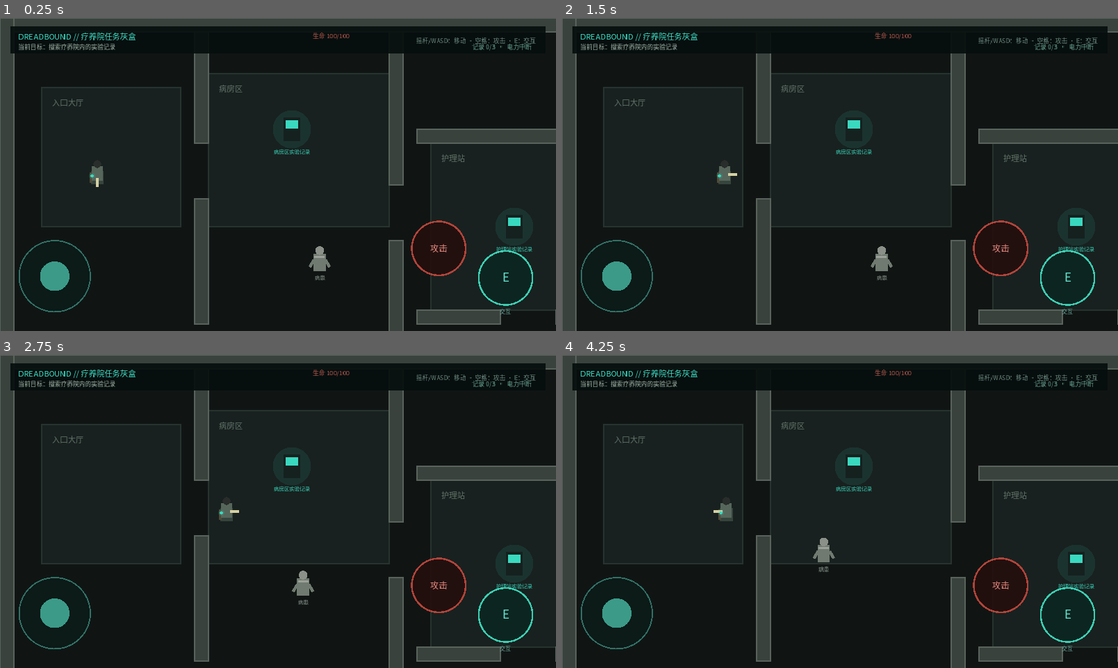
Above: before the commit, frames 1-4 (two rows, left to right).
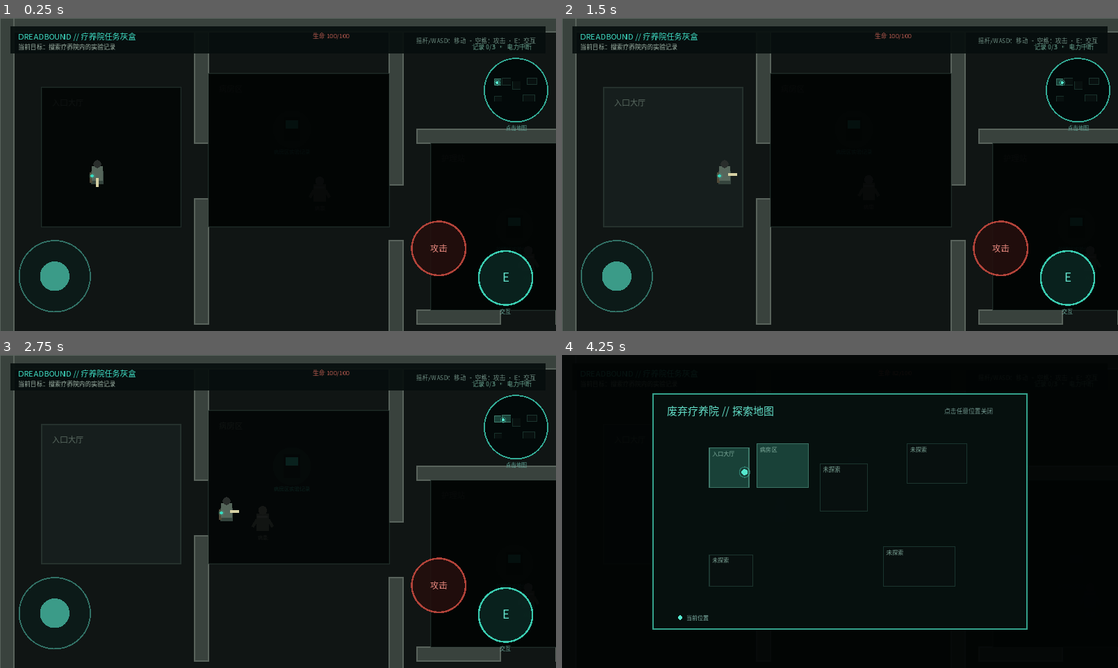
Above: after the commit, the same moments.

Repository: ancientboy/Dreadbound
Game: Godot game, scene res://scenes/main.tscn
Same seed, same stepped clock (60 frames per second), same inputs: the game is played once before the commit and once after it.
Inputs (mouse positions are in pixels of both pictures, inside the frame that each line leads up to):
- Up to frame 1 (0.25 s): no input
- Up to frame 2 (1.5 s): tap Enter at 0.5 s; move the mouse to (962, 158) at 0.52 s; hold D (move_right) 0.53-1.25 s; tap Space (attack) at 0.6 s; click (962, 158) at 0.67 s; drag from (728, 190) to (812, 237) at 1.27 s
- Up to frame 3 (2.75 s): tap Space (attack) at 2, 2.1 s; move the mouse to (333, 442) at 2.02 s; hold D (move_right) from 2.03 s (still down); click (333, 442) at 2.17 s
- Up to frame 4 (4.25 s): release D (move_right) at 2.75 s; drag from (812, 574) to (673, 464) at 2.77 s; move the mouse to (1006, 558) at 3.52 s; hold A (move_left) from 3.53 s (still down); tap Space (attack) at 3.6 s; click (1006, 558) at 3.67 s; tap M (map_toggle, bound only after the commit) at 4.15 s

The runs differ from the first frame. In frame 1, 37% of the frame differs, in the area x 7-100%, y 12-94%; in frame 2, 26%; in frame 3, 26%; in frame 4, 32%.

Commit message:
Add exploration fog and interactive minimap

Diff:
--- a/project.godot
+++ b/project.godot
@@ -39,6 +39,10 @@
 "deadzone": 0.5,
 "events": [Object(InputEventKey,"physical_keycode":32), Object(InputEventKey,"physical_keycode":74)]
 }
+map_toggle={
+"deadzone": 0.5,
+"events": [Object(InputEventKey,"physical_keycode":77)]
+}
 
 [rendering]
 renderer/rendering_method="gl_compatibility"
--- a/scenes/main.tscn
+++ b/scenes/main.tscn
@@ -1,9 +1,11 @@
-[gd_scene load_steps=6 format=3]
+[gd_scene load_steps=8 format=3]
 
 [ext_resource path="res://scripts/main.gd" type="Script" id="1_main"]
 [ext_resource path="res://scripts/player.gd" type="Script" id="2_player"]
 [ext_resource path="res://scripts/mobile_controls.gd" type="Script" id="3_mobile"]
 [ext_resource path="res://assets/themes/dreadbound_theme.tres" type="Theme" id="4_theme"]
+[ext_resource path="res://scripts/fog_of_war.gd" type="Script" id="5_fog"]
+[ext_resource path="res://scripts/minimap.gd" type="Script" id="6_minimap"]
 
 [sub_resource type="CapsuleShape2D" id="Capsule_player"]
 radius = 12.0
@@ -14,6 +16,7 @@
 
 [node name="Player" type="CharacterBody2D" parent="."]
 position = Vector2(224, 360)
+z_index = 30
 script = ExtResource("2_player")
 
 [node name="CollisionShape2D" type="CollisionShape2D" parent="Player"]
@@ -28,6 +31,9 @@
 limit_bottom = 1440
 position_smoothing_enabled = true
 position_smoothing_speed = 7.0
+
+[node name="FogOfWar" type="Node2D" parent="."]
+script = ExtResource("5_fog")
 
 [node name="Interface" type="CanvasLayer" parent="."]
 
@@ -157,3 +163,13 @@
 grow_vertical = 2
 mouse_filter = 2
 script = ExtResource("3_mobile")
+
+[node name="Minimap" type="Control" parent="Interface"]
+layout_mode = 3
+anchors_preset = 15
+anchor_right = 1.0
+anchor_bottom = 1.0
+grow_horizontal = 2
+grow_vertical = 2
+mouse_filter = 2
+script = ExtResource("6_minimap")
--- /dev/null
+++ b/scripts/fog_of_war.gd
@@ -0,0 +1,47 @@
+class_name FogOfWar
+extends Node2D
+
+signal room_revealed(room_id: String)
+
+@export var reveal_duration := 1.35
+
+var player: Player
+var reveal_progress: Dictionary = {}
+
+
+func _ready() -> void:
+	z_index = 20
+	for room in SanatoriumLayout.rooms():
+		reveal_progress[room.id] = 0.0
+	queue_redraw()
+
+
+func _process(delta: float) -> void:
+	if not is_instance_valid(player):
+		return
+	var changed := false
+	for room in SanatoriumLayout.rooms():
+		if not room.rect.grow(12.0).has_point(player.global_position):
+			continue
+		var previous: float = reveal_progress[room.id]
+		var current := minf(previous + delta / reveal_duration, 1.0)
+		reveal_progress[room.id] = current
+		changed = changed or not is_equal_approx(previous, current)
+		if previous < 1.0 and current >= 1.0:
+			room_revealed.emit(room.id)
+	if changed:
+		queue_redraw()
+
+
+func get_reveal_progress(room_id: String) -> float:
+	return reveal_progress.get(room_id, 0.0)
+
+
+func _draw() -> void:
+	for room in SanatoriumLayout.rooms():
+		var progress := get_reveal_progress(room.id)
+		var eased := ease(progress, -1.8)
+		var darkness := lerpf(0.94, 0.08, eased)
+		draw_rect(room.rect, Color(0.005, 0.012, 0.011, darkness))
+		if progress < 1.0:
+			draw_rect(room.rect, Color(0.08, 0.14, 0.12, 0.38 * (1.0 - progress)), false, 3.0)
--- a/scripts/main.gd
+++ b/scripts/main.gd
@@ -17,6 +17,8 @@
 @onready var health_status: Label = $Interface/TopBar/Health
 @onready var result_heading: Label = $Interface/CompletePanel/Heading
 @onready var result_summary: Label = $Interface/CompletePanel/Summary
+@onready var fog_of_war: FogOfWar = $FogOfWar
+@onready var minimap: SanatoriumMinimap = $Interface/Minimap
 
 var mission_phase := MissionPhase.COLLECT_RECORDS
 var collected_records: Dictionary = {}
@@ -26,6 +28,10 @@
 
 func _ready() -> void:
 	_create_collision_walls()
+	fog_of_war.player = player
+	minimap.player = player
+	minimap.fog = fog_of_war
+	minimap.expanded_changed.connect(_on_map_expanded_changed)
 	_create_mission_interactables()
 	_create_patients()
 	player.health_changed.connect(_on_player_health_changed)
@@ -33,6 +39,16 @@
 	_on_player_health_changed(player.health, player.max_health)
 	_update_mission_ui()
 	queue_redraw()
+
+
+func _on_map_expanded_changed(expanded: bool) -> void:
+	var gameplay_active := mission_phase != MissionPhase.COMPLETE and mission_phase != MissionPhase.FAILED
+	player.set_physics_process(gameplay_active and not expanded)
+	var mobile_controls := get_tree().get_first_node_in_group("mobile_controls") as MobileControls
+	if mobile_controls:
+		mobile_controls.visible = not expanded
+	for enemy in get_tree().get_nodes_in_group("enemies"):
+		enemy.set_physics_process(gameplay_active and not expanded)
 
 
 func _process(_delta: float) -> void:
@@ -138,7 +154,7 @@
 
 
 func _create_patients() -> void:
-	for spawn_position in [Vector2(736, 560), Vector2(1216, 784), Vector2(1888, 640), Vector2(1696, 1088)]:
+	for spawn_position in [Vector2(736, 400), Vector2(1216, 560), Vector2(1888, 360), Vector2(1696, 1088)]:
 		var patient := Patient.new()
 		patient.position = spawn_position
 		patient.target = player
@@ -172,18 +188,10 @@
 
 
 func _draw_zones() -> void:
-	var zones := [
-		[Rect2(96, 160, 320, 320), "入口大厅"],
-		[Rect2(480, 128, 416, 352), "病房区"],
-		[Rect2(992, 288, 384, 384), "护理站"],
-		[Rect2(1696, 128, 480, 320), "实验档案室"],
-		[Rect2(1504, 960, 576, 320), "地下维护区"],
-		[Rect2(96, 1024, 352, 256), "撤离区"],
-	]
-	for zone in zones:
-		draw_rect(zone[0], Color("18211f"))
-		draw_rect(zone[0], Color("27332f"), false, 2.0)
-		draw_string(UI_FONT, zone[0].position + Vector2(24, 42), zone[1], HORIZONTAL_ALIGNMENT_LEFT, -1, 18, Color("617269"))
+	for room in SanatoriumLayout.rooms():
+		draw_rect(room.rect, Color("18211f"))
+		draw_rect(room.rect, Color("27332f"), false, 2.0)
+		draw_string(UI_FONT, room.rect.position + Vector2(24, 42), room.name, HORIZONTAL_ALIGNMENT_LEFT, -1, 18, Color("617269"))
 
 
 func _create_collision_walls() -> void:
--- /dev/null
+++ b/scripts/minimap.gd
@@ -0,0 +1,97 @@
+class_name SanatoriumMinimap
+extends Control
+
+signal expanded_changed(expanded: bool)
+
+const UI_FONT: Font = preload("res://assets/fonts/DreadboundChinese.ttf")
+const MINI_RADIUS := 68.0
+
+var player: Player
+var fog: FogOfWar
+var expanded := false
+
+
+func _ready() -> void:
+	set_process_input(true)
+	queue_redraw()
+
+
+func _process(_delta: float) -> void:
+	if Input.is_action_just_pressed("map_toggle"):
+		set_expanded(not expanded)
+	queue_redraw()
+
+
+func _input(event: InputEvent) -> void:
+	var pressed := false
+	var position := Vector2.ZERO
+	if event is InputEventScreenTouch and event.pressed:
+		pressed = true
+		position = event.position
+	elif event is InputEventMouseButton and event.pressed and event.button_index == MOUSE_BUTTON_LEFT:
+		pressed = true
+		position = event.position
+	if not pressed:
+		return
+	if expanded or position.distance_to(_mini_center()) <= MINI_RADIUS + 18.0:
+		set_expanded(not expanded)
+		get_viewport().set_input_as_handled()
+
+
+func set_expanded(value: bool) -> void:
+	if expanded == value:
+		return
+	expanded = value
+	expanded_changed.emit(expanded)
+	queue_redraw()
+
+
+func _mini_center() -> Vector2:
+	return Vector2(size.x - 92.0, 166.0)
+
+
+func _draw() -> void:
+	if expanded:
+		_draw_expanded_map()
+	else:
+		_draw_minimap()
+
+
+func _draw_minimap() -> void:
+	var center := _mini_center()
+	draw_circle(center, MINI_RADIUS + 5.0, Color(0.01, 0.035, 0.032, 0.94))
+	draw_arc(center, MINI_RADIUS + 5.0, 0.0, TAU, 64, Color(0.23, 0.78, 0.68, 0.85), 3.0)
+	var map_rect := Rect2(center - Vector2(54, 34), Vector2(108, 68))
+	_draw_map_contents(map_rect, false)
+	draw_string(UI_FONT, center + Vector2(-25, 91), "点击地图", HORIZONTAL_ALIGNMENT_CENTER, 50, 12, Color(0.4, 0.7, 0.64, 0.9))
+
+
+func _draw_expanded_map() -> void:
+	draw_rect(Rect2(Vector2.ZERO, size), Color(0.005, 0.015, 0.014, 0.93))
+	var panel := Rect2(size * 0.5 - Vector2(430, 270), Vector2(860, 540))
+	draw_rect(panel, Color(0.025, 0.065, 0.058, 0.98))
+	draw_rect(panel, Color(0.24, 0.74, 0.64, 0.85), false, 3.0)
+	draw_string(UI_FONT, panel.position + Vector2(32, 48), "废弃疗养院 // 探索地图", HORIZONTAL_ALIGNMENT_LEFT, -1, 24, Color("62dec7"))
+	draw_string(UI_FONT, panel.position + Vector2(panel.size.x - 190, 44), "点击任意位置关闭", HORIZONTAL_ALIGNMENT_LEFT, -1, 14, Color("6f958c"))
+	_draw_map_contents(Rect2(panel.position + Vector2(54, 78), panel.size - Vector2(108, 130)), true)
+	draw_circle(panel.position + Vector2(62, panel.size.y - 26), 5.0, Color("55e8ce"))
+	draw_string(UI_FONT, panel.position + Vector2(76, panel.size.y - 21), "当前位置", HORIZONTAL_ALIGNMENT_LEFT, -1, 13, Color("7fb1a6"))
+
+
+func _draw_map_contents(target_rect: Rect2, show_labels: bool) -> void:
+	var scale_factor := minf(target_rect.size.x / SanatoriumLayout.MAP_SIZE.x, target_rect.size.y / SanatoriumLayout.MAP_SIZE.y)
+	var drawn_size := SanatoriumLayout.MAP_SIZE * scale_factor
+	var origin := target_rect.get_center() - drawn_size * 0.5
+	for room in SanatoriumLayout.rooms():
+		var room_rect := Rect2(origin + room.rect.position * scale_factor, room.rect.size * scale_factor)
+		var reveal := fog.get_reveal_progress(room.id) if is_instance_valid(fog) else 0.0
+		var fill := Color(0.11, 0.28, 0.24, 0.88) if reveal > 0.0 else Color(0.035, 0.065, 0.06, 0.92)
+		draw_rect(room_rect, fill)
+		draw_rect(room_rect, Color(0.29, 0.55, 0.48, 0.8 if reveal > 0.0 else 0.3), false, 2.0 if show_labels else 1.0)
+		if show_labels:
+			var name: String = room.name if reveal > 0.0 else "未探索"
+			draw_string(UI_FONT, room_rect.position + Vector2(6, 18), name, HORIZONTAL_ALIGNMENT_LEFT, room_rect.size.x - 12, 13, Color(0.54, 0.72, 0.66, 0.9))
+	if is_instance_valid(player):
+		var marker := origin + player.global_position * scale_factor
+		draw_circle(marker, 7.0 if show_labels else 3.5, Color("55e8ce"))
+		draw_arc(marker, 12.0 if show_labels else 6.0, 0.0, TAU, 24, Color(0.33, 0.91, 0.81, 0.35), 2.0)
--- /dev/null
+++ b/scripts/sanatorium_layout.gd
@@ -0,0 +1,15 @@
+class_name SanatoriumLayout
+extends RefCounted
+
+const MAP_SIZE := Vector2(2304.0, 1440.0)
+
+
+static func rooms() -> Array[Dictionary]:
+	return [
+		{"id": "entrance", "name": "入口大厅", "rect": Rect2(96, 160, 320, 320)},
+		{"id": "patient_wing", "name": "病房区", "rect": Rect2(480, 128, 416, 352)},
+		{"id": "nurse_station", "name": "护理站", "rect": Rect2(992, 288, 384, 384)},
+		{"id": "archive", "name": "实验档案室", "rect": Rect2(1696, 128, 480, 320)},
+		{"id": "maintenance", "name": "地下维护区", "rect": Rect2(1504, 960, 576, 320)},
+		{"id": "extraction", "name": "撤离区", "rect": Rect2(96, 1024, 352, 256)},
+	]
--- /dev/null
+++ b/tests/test_map.gd
@@ -0,0 +1,26 @@
+extends SceneTree
+
+func _init() -> void:
+	call_deferred("_run_test")
+
+func _run_test() -> void:
+	var mission = load("res://scenes/main.tscn").instantiate()
+	root.add_child(mission)
+	await process_frame
+	var fog: FogOfWar = mission.fog_of_war
+	fog._process(0.01)
+	assert(fog.get_reveal_progress("entrance") > 0.0)
+	assert(fog.get_reveal_progress("patient_wing") == 0.0)
+	fog._process(fog.reveal_duration)
+	assert(fog.get_reveal_progress("entrance") == 1.0)
+	mission.player.global_position = Vector2(672, 256)
+	fog._process(fog.reveal_duration * 0.5)
+	assert(fog.get_reveal_progress("patient_wing") >= 0.49)
+	assert(fog.get_reveal_progress("archive") == 0.0)
+	mission.minimap.set_expanded(true)
+	assert(mission.minimap.expanded)
+	assert(not mission.player.is_physics_processing())
+	mission.minimap.set_expanded(false)
+	assert(mission.player.is_physics_processing())
+	print("Map test passed: room reveal progression, unexplored state, expanded-map pause")
+	quit()
Binary file changed: assets/fonts/DreadboundChinese.ttf
Binary file added: docs/images/expanded-map.png
Not shown, added: docs/images/expanded-map.png.import
Binary file changed: docs/images/graybox-movement.png
Not shown, added: scripts/fog_of_war.gd.uid
Not shown, added: scripts/minimap.gd.uid
Not shown, added: scripts/sanatorium_layout.gd.uid
Not shown, added: tests/test_map.gd.uid
Not shown, changed: .github/workflows/deploy-web.yml
Not shown, changed: README.md
